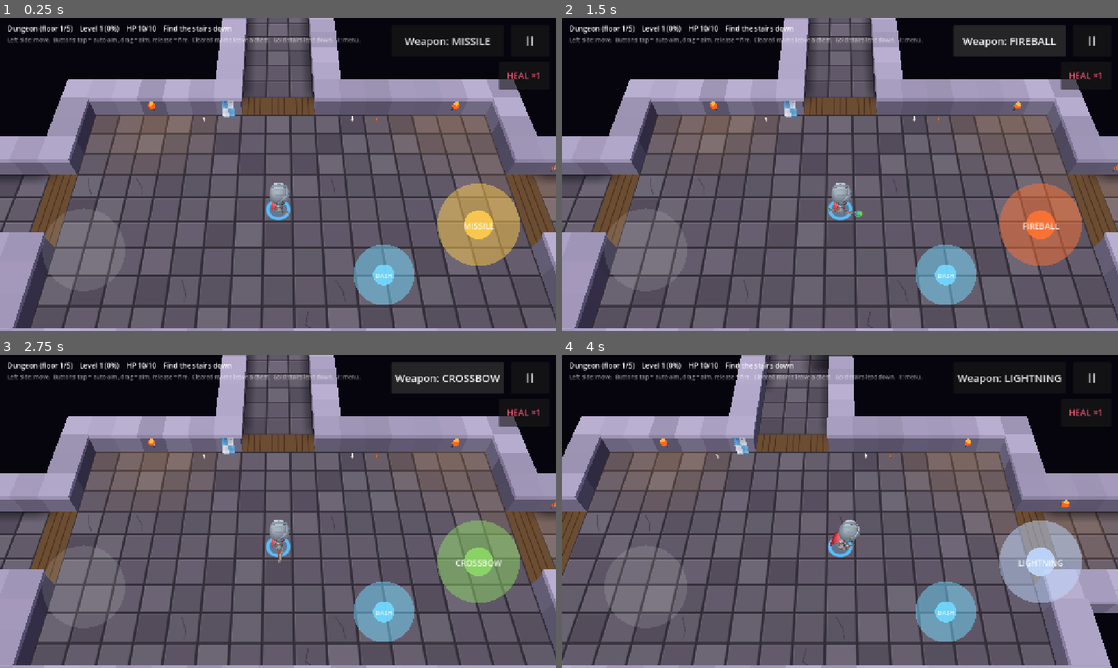
Above: before the commit, frames 1-4 (two rows, left to right).
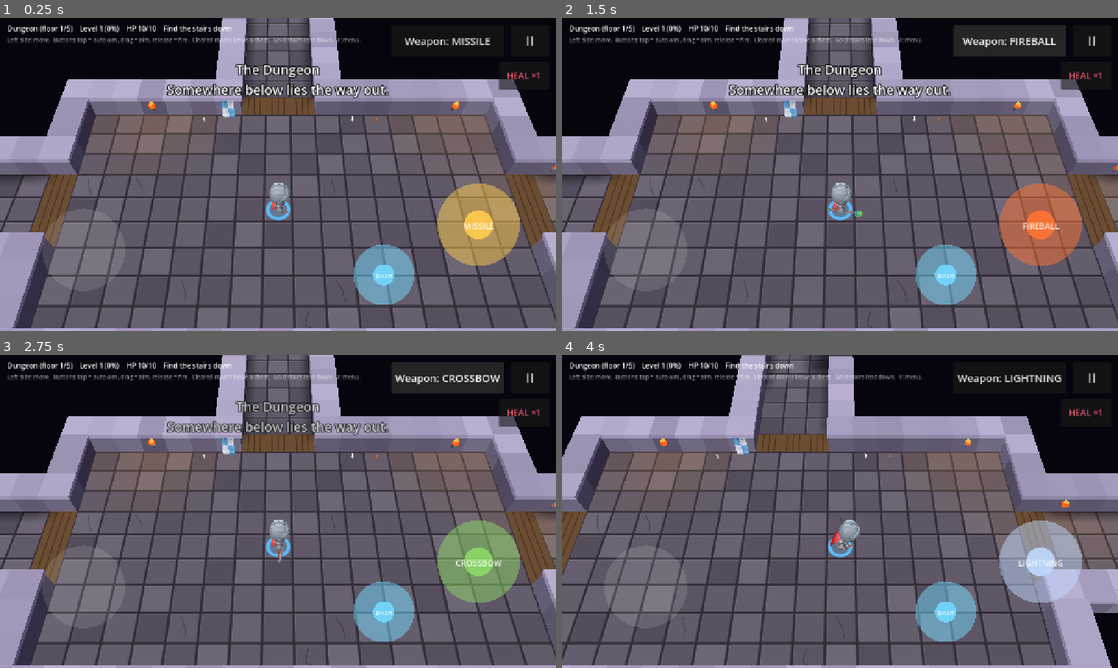
Above: after the commit, the same moments.

Repository: Zenb0t/toto
Game: Godot game, scene res://scenes/main.tscn
The game is run twice, just before and just after one commit, with the same random seed, the same clock (stepped at 60 frames per second) and the same inputs.
Inputs (mouse positions are in pixels of both pictures, inside the frame that each line leads up to):
- Up to frame 1 (0.25 s): no input
- Up to frame 2 (1.5 s): click "Weapon: MISSILE" at 0.5 s; click "Weapon: SWORD" at 1.25 s
- Up to frame 3 (2.75 s): click "Weapon: FIREBALL" at 2 s
- Up to frame 4 (4 s): click "Weapon: CROSSBOW" at 2.75 s; tap Enter at 3.5 s; move the mouse to (962, 495) at 3.52 s; hold D (move_right) from 3.53 s (still down); hold Shift from 3.53 s (still down); click (962, 495) at 3.67 s

The runs differ from the first frame. In frame 1, 1.5% of the frame differs, in the area x 29-70%, y 14-26%; in frame 2, 1.5%; in frame 3, 1.3%; in frame 4, nothing differs.

Commit message:
Arriving in a branch names it and greets you; the Dungeon gets the odd cave
Co-Authored-By: Claude Opus 5.5 <noreply@anthropic.com>
Claude-Session: https://claude.ai/code/session_015ZGKCCJdA1nx2f1Xhpqp12

Diff:
--- a/scenes/main.tscn
+++ b/scenes/main.tscn
@@ -43,6 +43,18 @@
 theme_override_font_sizes/font_size = 24
 text = "Weapon: MISSILE"
 
+[node name="Arrival" type="Label" parent="Hud"]
+anchors_preset = 10
+anchor_right = 1.0
+offset_top = 96.0
+offset_bottom = 190.0
+grow_horizontal = 2
+mouse_filter = 2
+theme_override_colors/font_outline_color = Color(0, 0, 0, 1)
+theme_override_constants/outline_size = 8
+theme_override_font_sizes/font_size = 30
+horizontal_alignment = 1
+
 [node name="PotionBar" type="HBoxContainer" parent="Hud"]
 anchors_preset = 1
 anchor_left = 1.0
--- a/scripts/dungeon/generation/branch.gd
+++ b/scripts/dungeon/generation/branch.gd
@@ -18,6 +18,8 @@
 var favoured: Array[String] = []
 ## Whether its caves have puddles of shallow water (see DungeonGenerator).
 var puddles := false
+## A line on arriving, the way Dungeon Crawl greets a new branch.
+var greeting := ""
 var look: BranchLook
 
 
@@ -36,8 +38,8 @@
 
 ## Every branch, in the order the descent goes through them: one per floor.
 static func all() -> Array[Branch]:
-	return [
-		Branch.new("dungeon", "Dungeon", "D", 0.0,
+	var branches: Array[Branch] = [
+		Branch.new("dungeon", "Dungeon", "D", 0.15,
 			["pillared_hall", "statue_gallery", "treasure_closet", "moat_island"], [], BranchLook.dungeon()),
 		Branch.new("lair", "Lair", "Lair", 0.75,
 			["lake", "pool", "moat_island"], ["g", "a", "k"], BranchLook.lair(), true),
@@ -48,6 +50,16 @@
 		Branch.new("depths", "Depths", "Depths", 0.3,
 			["lava_lake", "lava_lake", "ember_corners", "pillared_hall"], ["e", "O", "d", "W"], BranchLook.depths()),
 	]
+	var greetings := [
+		"Somewhere below lies the way out.",
+		"It smells of damp earth and fur.",
+		"Pickaxes ring somewhere in the dark.",
+		"Something stirs in the tombs.",
+		"Heat rises from far below.",
+	]
+	for i in branches.size():
+		branches[i].greeting = greetings[i]
+	return branches
 
 
 ## The branch a floor of the descent is in (the last one for anything deeper).
--- a/scripts/main.gd
+++ b/scripts/main.gd
@@ -12,6 +12,9 @@
 ## How long "down to floor N" shows before the next floor loads.
 const DESCEND_DELAY_SECONDS := 0.8
 const LEVEL_UP_COLOR := Color(1.0, 0.85, 0.35)
+## The branch's name and greeting show on arriving, then fade out.
+const ARRIVAL_SECONDS := 2.5
+const ARRIVAL_FADE_SECONDS := 1.0
 ## Where a chest's potion lands, tried in order: beside the chest, on safe floor.
 const BESIDE: Array[Vector2i] = [Vector2i.RIGHT, Vector2i.LEFT, Vector2i.DOWN, Vector2i.UP]
 ## How often line of sight is worked out again.
@@ -49,6 +52,7 @@
 @onready var _weapon_switch: Button = $Hud/WeaponSwitch
 @onready var _loot_card: LootCard = $Hud/LootCard
 @onready var _potion_bar: PotionBar = $Hud/PotionBar
+@onready var _arrival: Label = $Hud/Arrival
 @onready var _touch_controls: TouchControls = $TouchControls
 @onready var _move_stick: TouchStick = $TouchControls/MoveStick
 @onready var _attack_button: AimButton = $TouchControls/AttackButton
@@ -89,6 +93,7 @@
 	_apply_tuning(_tuning)
 	_touch_controls.apply_layout(_layout)
 	_refresh_hud()
+	_greet()
 
 
 func _physics_process(delta: float) -> void:
@@ -497,6 +502,14 @@
 		_world.float_text(_player.global_position, "LEVEL %d!" % _experience.level(), LEVEL_UP_COLOR)
 
 
+## Names the branch and greets the player, like Dungeon Crawl on arriving somewhere new.
+func _greet() -> void:
+	_arrival.text = "The %s\n%s" % [_branch().display_name, _branch().greeting]
+	var fade := create_tween()
+	fade.tween_interval(ARRIVAL_SECONDS)
+	fade.tween_property(_arrival, "modulate:a", 0.0, ARRIVAL_FADE_SECONDS)
+
+
 ## The branch this floor is in (see Branch).
 func _branch() -> Branch:
 	return Branch.for_floor(_run.floor_number)
--- a/tests/unit/test_branch.gd
+++ b/tests/unit/test_branch.gd
@@ -9,9 +9,15 @@
 	assert_eq(seen.size(), RunState.FLOOR_COUNT)
 
 
-func test_the_descent_starts_in_the_dungeon() -> void:
+func test_the_descent_starts_in_the_mostly_built_dungeon() -> void:
 	assert_eq(Branch.for_floor(1).id, "dungeon")
-	assert_eq(Branch.for_floor(1).cave_share, 0.0)
+	assert_lt(Branch.for_floor(1).cave_share, 0.5)
+	assert_true(Branch.for_floor(1).look.flagstones)
+
+
+func test_every_branch_greets_the_player() -> void:
+	for branch in Branch.all():
+		assert_ne(branch.greeting, "", branch.id)
 
 
 func test_anything_deeper_than_the_last_branch_stays_in_it() -> void:
Not shown, changed: docs/design.md
Not shown, changed: tools/web_playtest/toto-playtest.html
